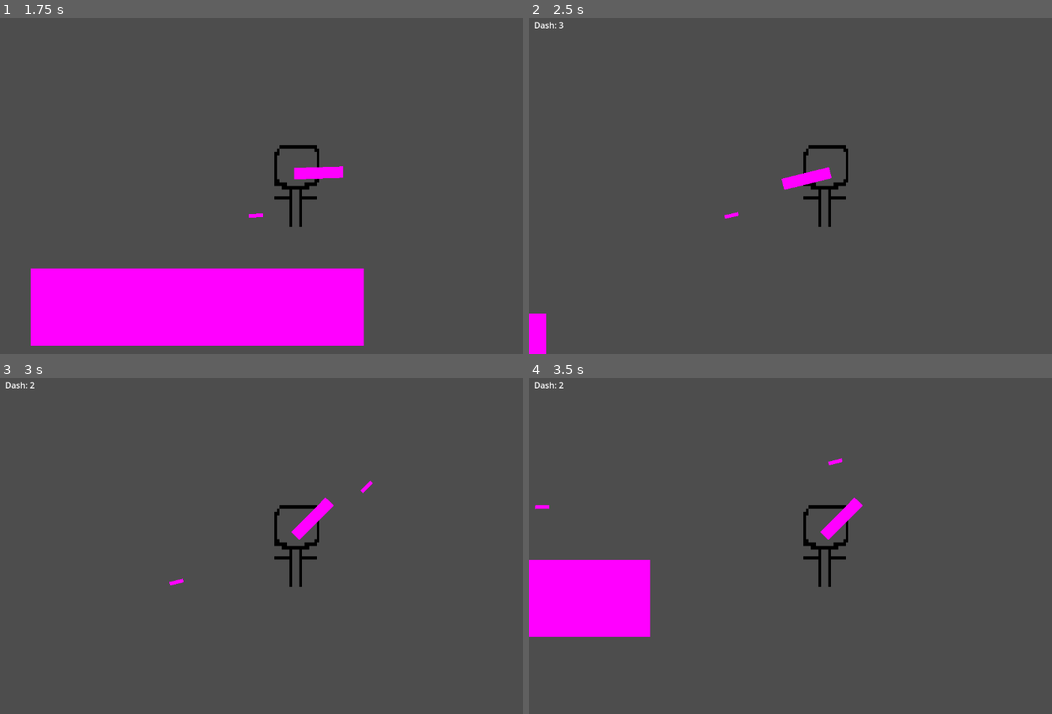
Above: before the commit, frames 1-4 (two rows, left to right).
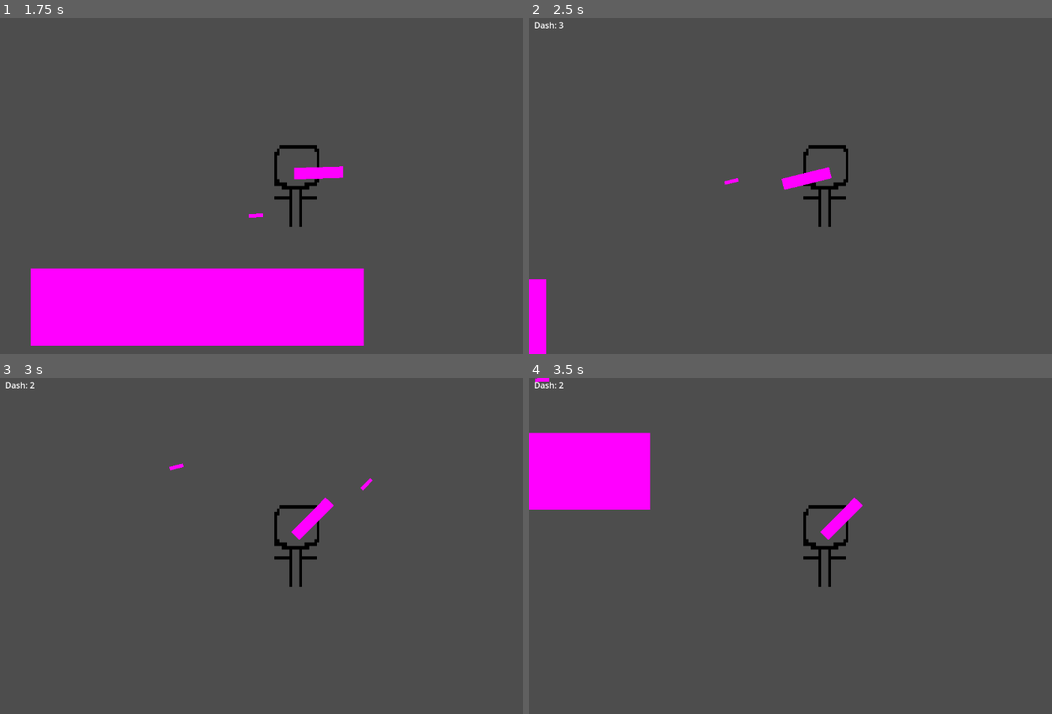
Above: after the commit, the same moments.

Repository: Sheep26/2DMultiplayerShooter
Game: Godot game, scene res://Scenes/MainMenu/MainMenu.tscn
Same seed, same stepped clock (60 frames per second), same inputs: the game is played once before the commit and once after it.
Inputs (mouse positions are in pixels of both pictures, inside the frame that each line leads up to):
- Up to frame 1 (1.75 s): click "Singleplayer" at 0.5 s; tap Enter at 1.25 s; move the mouse to (428, 169) at 1.27 s; hold Right (right) from 1.28 s (still down); click (428, 169) at 1.35 s; tap W (jump) at 1.52 s
- Up to frame 2 (2.5 s): keep holding Right (right); move the mouse to (706, 202) at 2.02 s; tap E (dash) at 2.1 s; tap W (jump) at 2.27 s; click (706, 202) at 2.3 s
- Up to frame 3 (3 s): move the mouse to (360, 472) at 2.77 s; release Right (right) at 2.78 s; hold Left (left) from 2.78 s (still down); click (360, 472) at 2.85 s
- Up to frame 4 (3.5 s): keep holding Left (left)

Frame 1 is identical in both runs. In frame 2, 0.4% of the frame differs, in the area x 0-41%, y 47-88%; in frame 3, 0.1%; in frame 4, 11%, in the area x 0-60%, y 0-78%.

Commit message:
knockback
x-axis doesn't work yet because of how the movement works on the player script

Diff:
--- a/Scripts/Gun.gd
+++ b/Scripts/Gun.gd
@@ -1,5 +1,5 @@
 extends Node2D
-
+const KNOCKBACK_STRENGTH = 200
 var current_bullets = []
 @onready var bullet = preload("res://Objects/Bullet.tscn")
 
@@ -11,6 +11,7 @@
 	var rotationToVector2 = Vector2(cos(rotation), sin(rotation))
 	rotate(get_angle_to(get_global_mouse_position()))
 	if Input.is_action_just_pressed("fire"):
+		get_parent().velocity = -(rotationToVector2 * KNOCKBACK_STRENGTH)
 		var bullet_instantiated = bullet.instantiate()
 		bullet_instantiated.rotation = rotation
 		bullet_instantiated.position = position + get_parent().position + rotationToVector2 * 94
